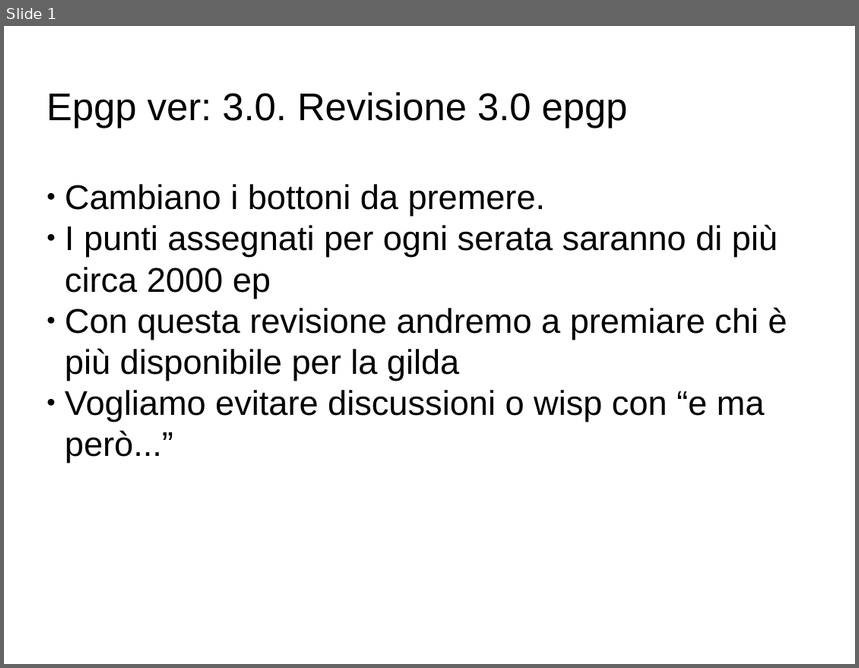
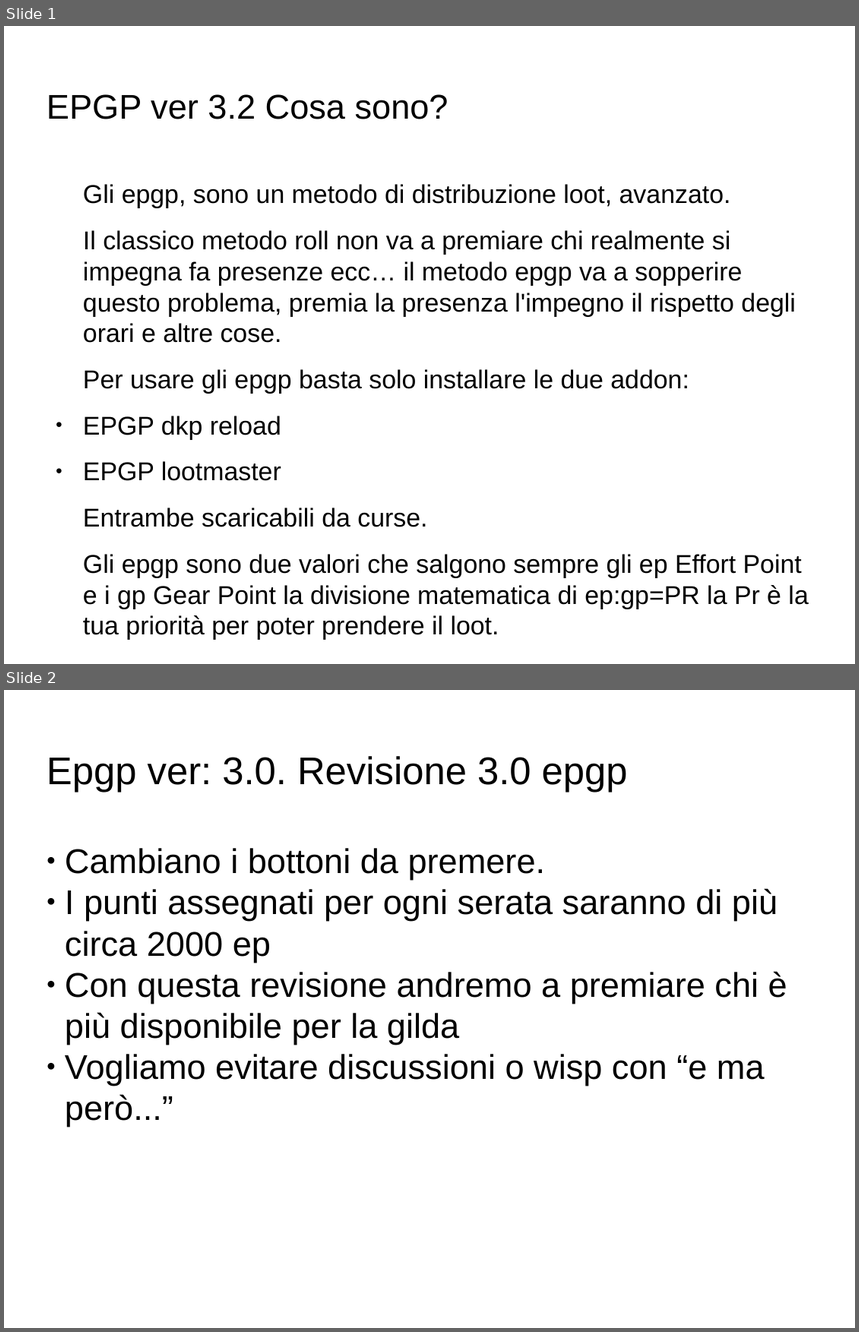
Before and after one commit to sasshaa/Documenti-della-gilda, a slide deck: openoffice/epgp versione 3.1.odp. Shown one above the other, each under a label of ours: slide 1 before the commit, slides 1 and 2 after it. The pictures are 859x668 and 859x1332 pixels, drawn with LibreOffice and Linux fonts; fonts in the diff are those of the drawing; background and template pictures are left out. Boxes give left, top, right and bottom in pixels: in the first picture for what was removed or moved away, otherwise in the second. Text is boxed around its words. In the diff, an @@ line names an element or a change of style, - is before the commit and + after.

Commit message:
inserita slide con le addon da scaricare e metodo roll token

```diff
--- a/openoffice/epgp versione 3.1.odp
+++ b/openoffice/epgp versione 3.1.odp
@@ slide 1 added at bbox=[4, 26, 855, 664], background picture (left out) @@
@@ title added at bbox=[47, 94, 449, 119], 32 pt, text #000000 @@
+EPGP ver 3.2 Cosa sono?
@@ text added at bbox=[83, 184, 808, 640], 24.1 pt, text #000000 @@
+Gli epgp, sono un metodo di distribuzione loot, avanzato.
+Il classico metodo roll non va a premiare chi realmente si impegna fa presenze ecc… il metodo epgp va a sopperire questo problema, premia la presenza l'impegno il rispetto degli orari e altre cose.
+Per usare gli epgp basta solo installare le due addon:
+● EPGP dkp reload
+● EPGP lootmaster
+Entrambe scaricabili da curse.
+Gli epgp sono due valori che salgono sempre gli ep Effort Point e i gp Gear Point la divisione matematica di ep:gp=PR la Pr è la tua priorità per poter prendere il loot.
@@ what was slide 1 is now slide 2 @@
```
Also in this commit, not shown: 3 other files.
